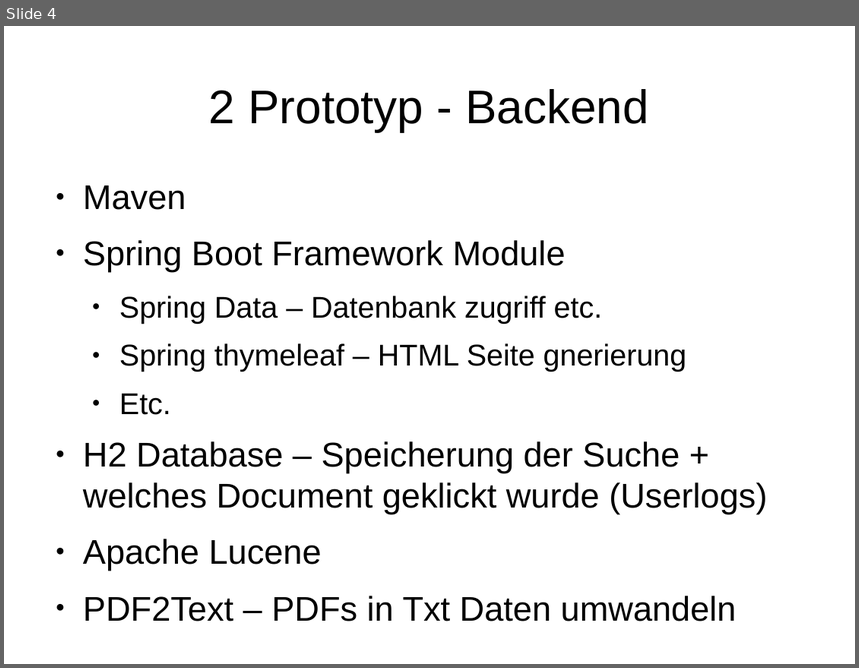
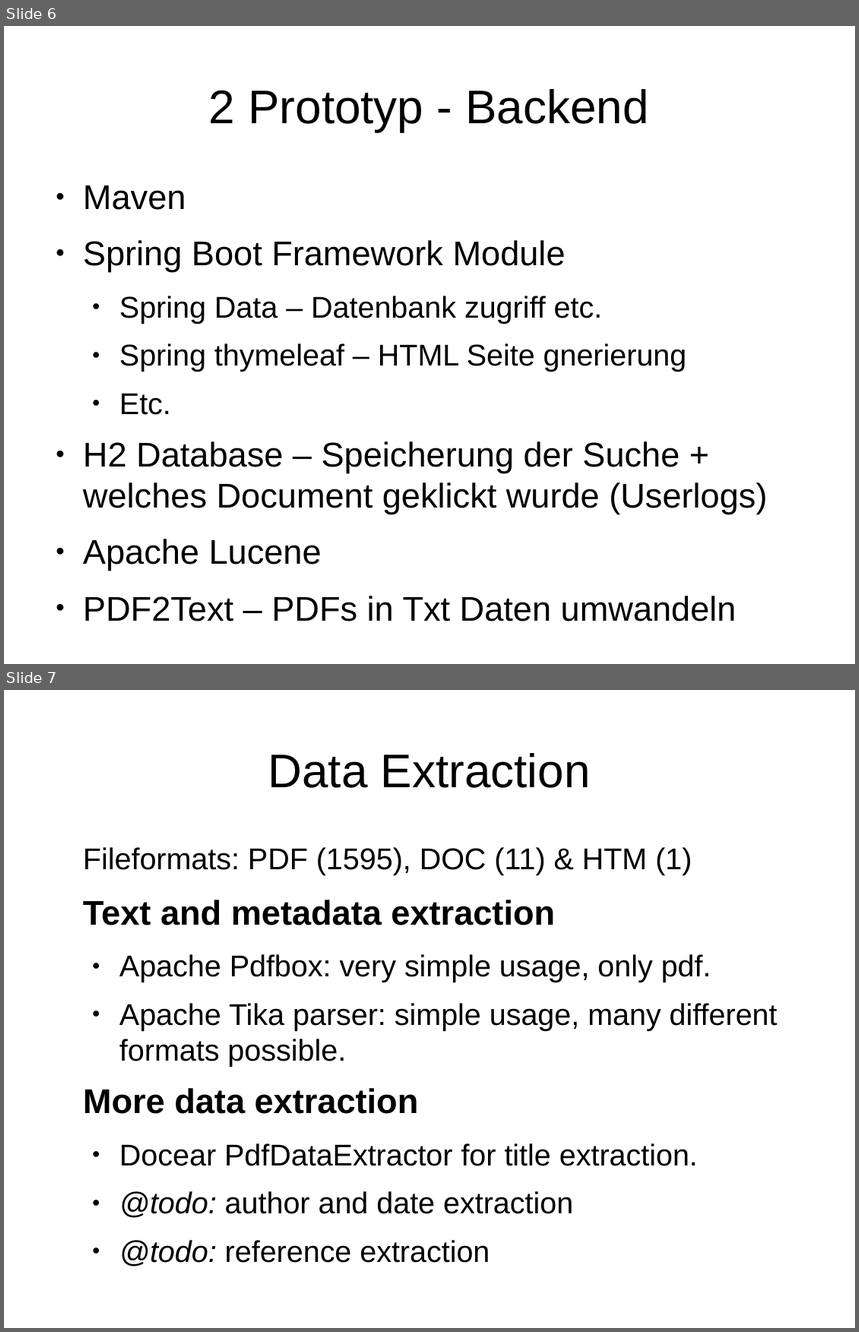
Before and after one commit to 43ndr1k/Digital-Text-Forensics, a slide deck: Zwischenpräsentation/Information Retrieval Zwischenpräsentation.odp. Shown one above the other, each under a label of ours: slide 4 before the commit, slides 6 and 7 after it. The pictures are 859x668 and 859x1332 pixels, drawn with LibreOffice and Linux fonts; fonts in the diff are those of the drawing. Boxes give left, top, right and bottom in pixels: in the first picture for what was removed or moved away, otherwise in the second. Text is boxed around its words. In the diff, an @@ line names an element or a change of style, - is before the commit and + after.

Commit message:
zweiter versuch folien jetzt auch fuer data extraction

```diff
--- a/Zwischenpräsentation/Information Retrieval Zwischenpräsentation.odp
+++ b/Zwischenpräsentation/Information Retrieval Zwischenpräsentation.odp
@@ slide 7 added at bbox=[4, 690, 855, 1328], background #FFFFFF @@
@@ title added at bbox=[268, 753, 591, 788], 44 pt, text #000000 @@
+Data Extraction
@@ text added at bbox=[83, 847, 778, 1267], 28 pt, text #000000 @@
+Fileformats: PDF (1595), DOC (11) & HTM (1)
+Text and metadata extraction
+  ● Apache Pdfbox: very simple usage, only pdf.
+  ● Apache Tika parser: simple usage, many different formats possible.
+More data extraction
+  ● Docear PdfDataExtractor for title extraction.
+  ● @todo: author and date extraction
+  ● @todo: reference extraction
@@ what was slide 4 is now slide 6 @@
```
Also in this commit, not shown: 3 other slides added, 1 other file.
